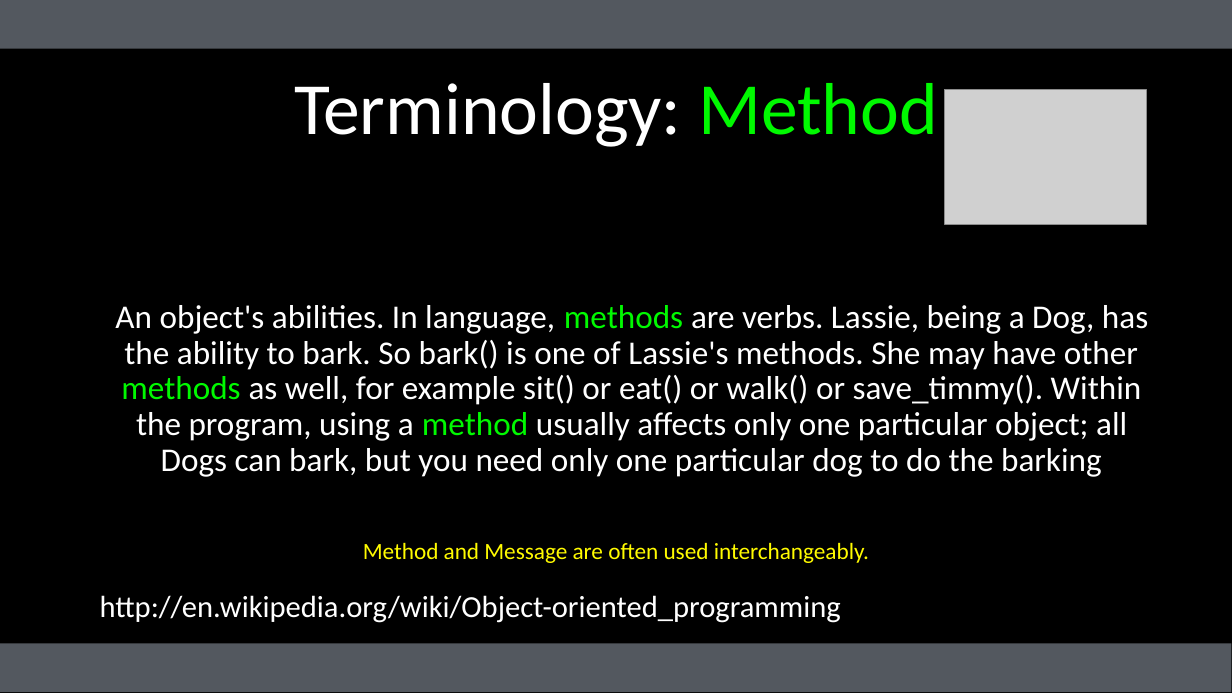
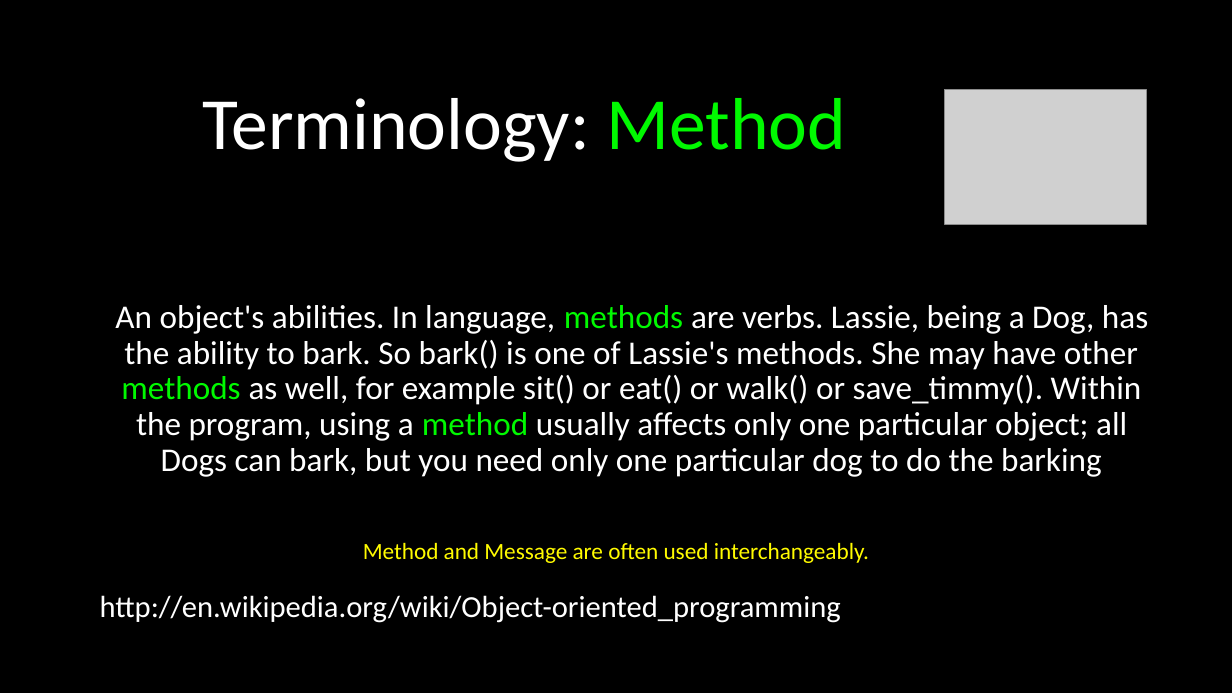
Before and after one commit to csev/wa4e, a slide deck: slide 6 of lectures/JS-02-JavaScript-Objects.ppt. Drawn at 1232x693 pixels with LibreOffice and Linux fonts; fonts in the diff are those of the drawing; grey boxes stand for pictures. Boxes give left, top, right and bottom in pixels: in the first picture for what was removed or moved away, otherwise in the second. Text is boxed around its words. In the diff, an @@ line names an element or a change of style, - is before the commit and + after.

```diff
--- a/lectures/JS-02-JavaScript-Objects.ppt
+++ b/lectures/JS-02-JavaScript-Objects.ppt
@@ rectangle removed at bbox=[0, 0, 1232, 49] @@
@@ title "Terminology: Method": place and size @@
-title "Terminology: Method" at bbox=[294, 83, 938, 147]
+title "Terminology: Method" at bbox=[202, 98, 847, 162]
@@ rectangle at bbox=[0, 643, 1232, 692]: fill #53585F to #000000 @@
```
Also in this commit, not shown: 20 other slides changed, 15 other files.
